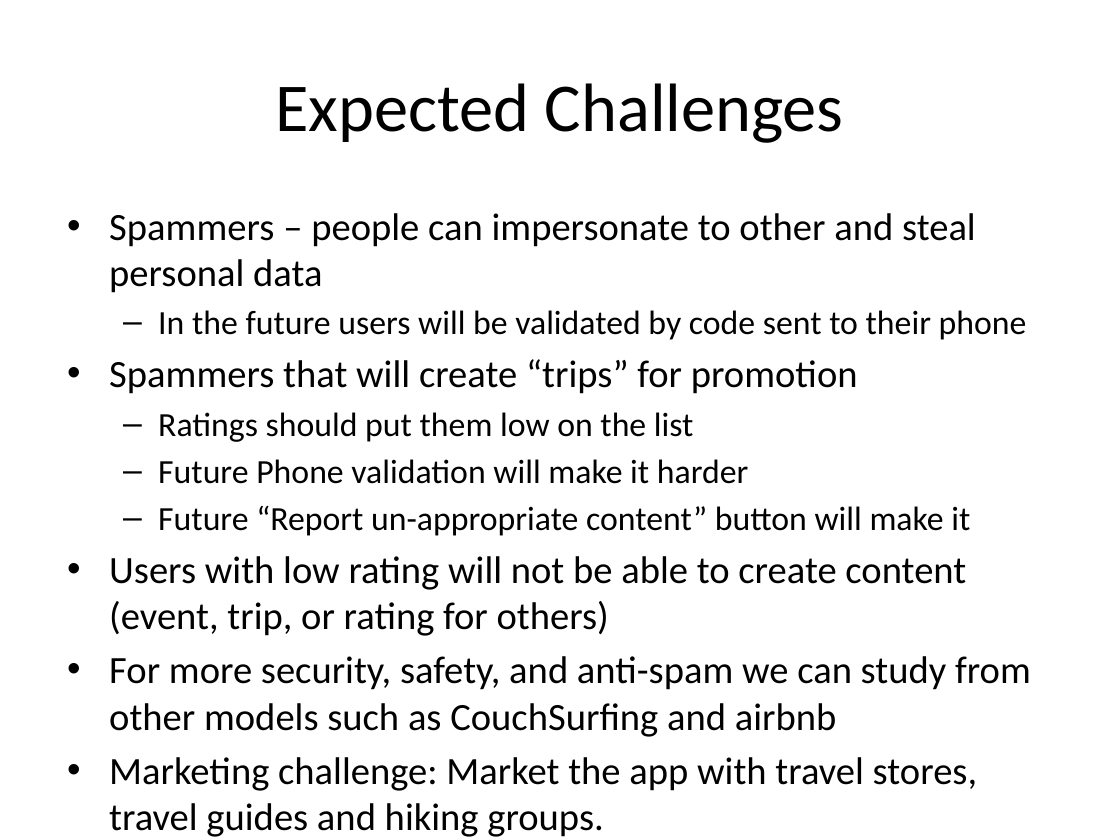
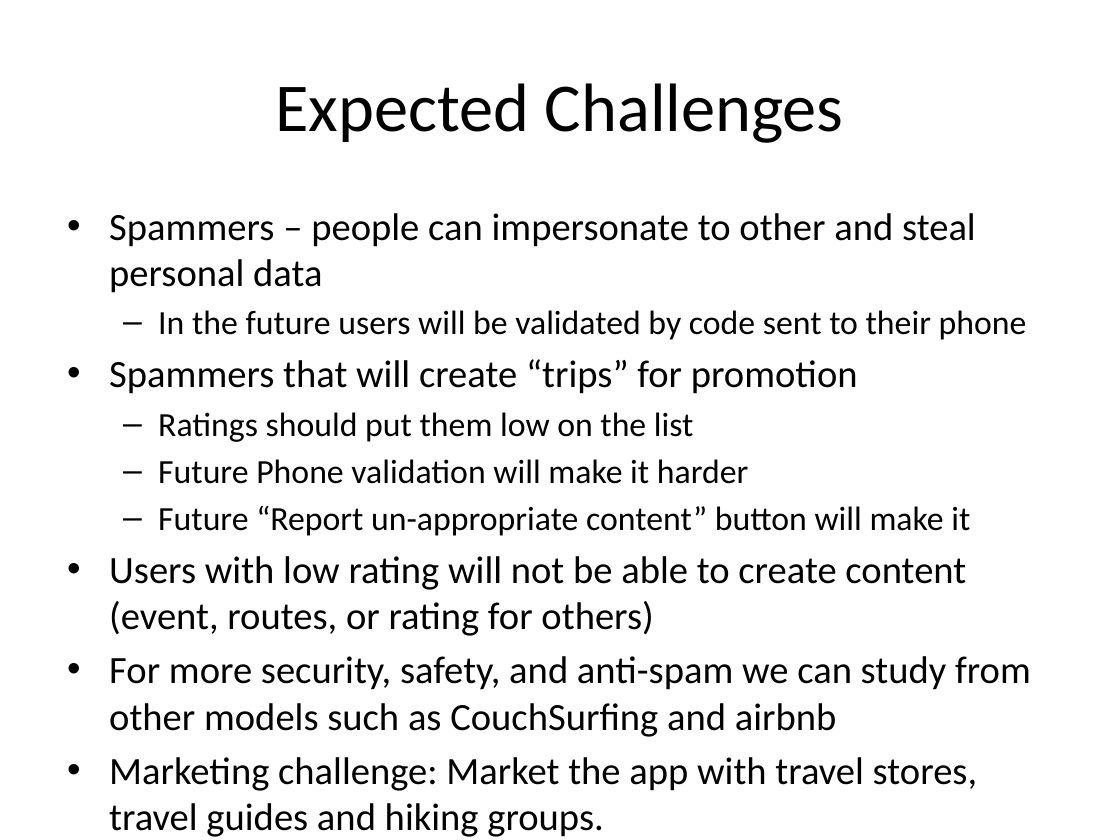
Before and after one commit to keremg/outsurfing, a slide deck: slide 9 of documents/Presentation.pptx. Drawn at 1120x840 pixels with LibreOffice and Linux fonts; fonts in the diff are those of the drawing. Boxes give left, top, right and bottom in pixels: in the first picture for what was removed or moved away, otherwise in the second. Text is boxed around its words. In the diff, an @@ line names an element or a change of style, - is before the commit and + after.

```diff
--- a/documents/Presentation.pptx
+++ b/documents/Presentation.pptx
@@ text at bbox=[109, 556, 966, 636]: text changed @@
-• Users with low rating will not be able to create content (event, trip, or rating for others)
+• Users with low rating will not be able to create content (event, routes, or rating for others)
```
Also in this commit, not shown: 8 other slides changed.
